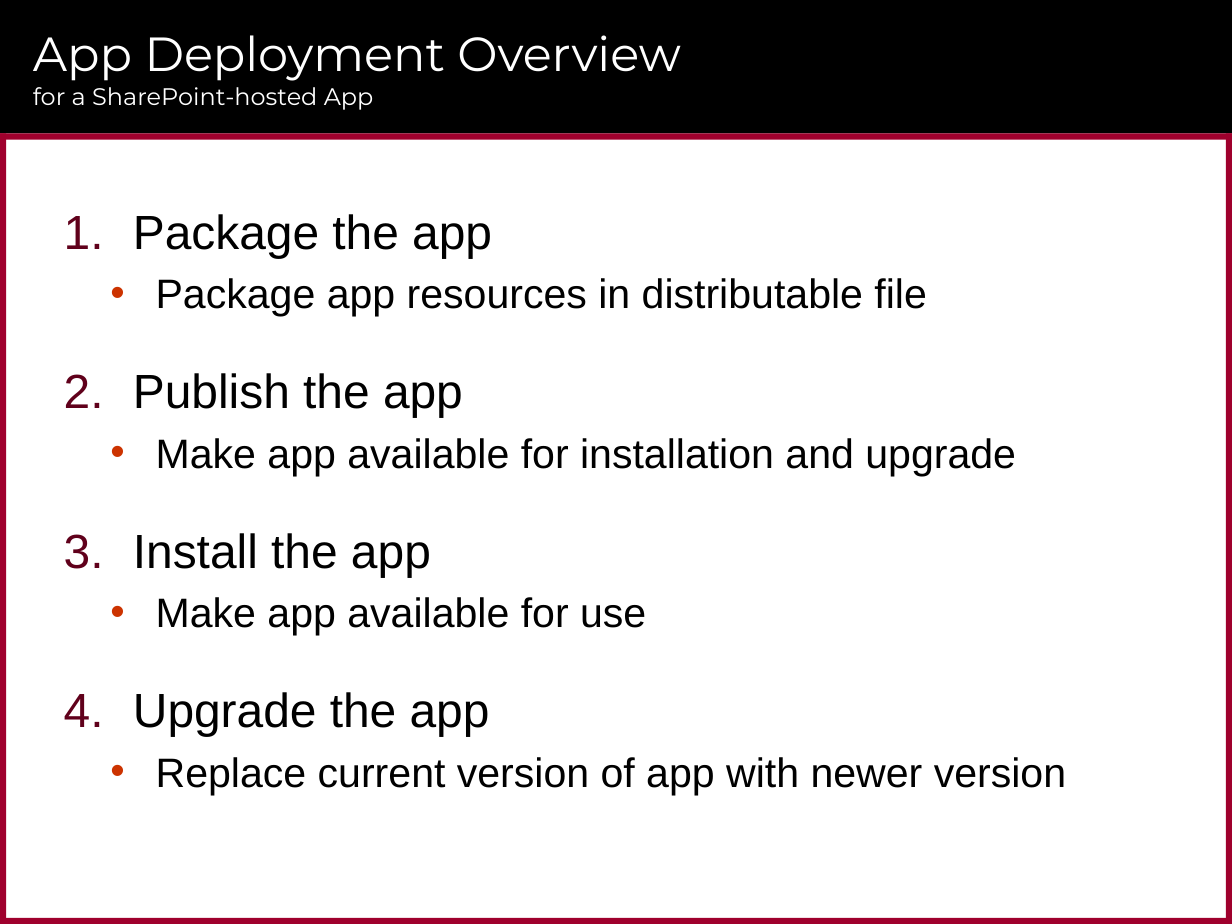
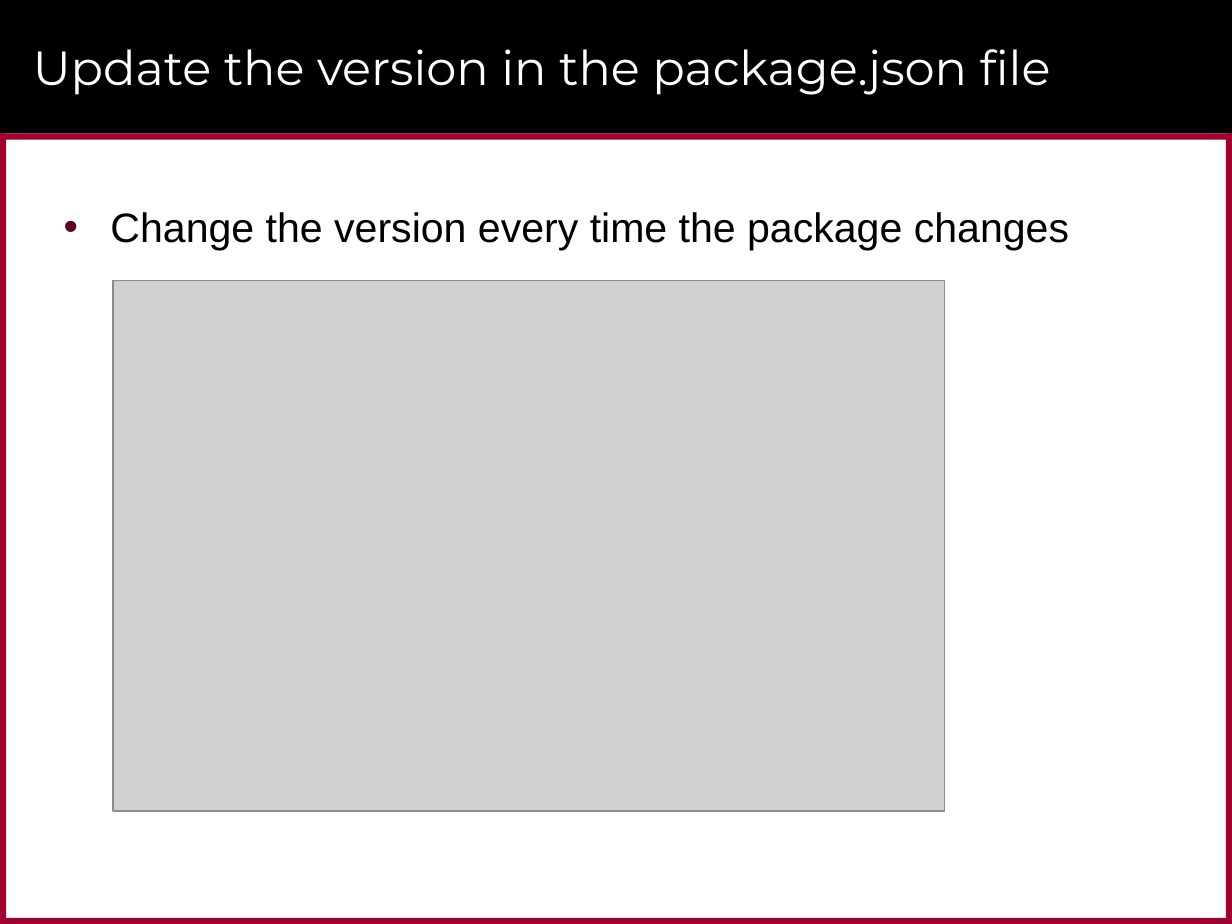
Before and after one commit to CriticalPathTraining/MSD365_Courseware, a slide deck: slide 38 of 06 PackagingAndDeployment.pptx (slide 9 before the commit). Drawn at 1232x924 pixels with LibreOffice and Linux fonts; fonts in the diff are those of the drawing; grey boxes stand for pictures; background and template pictures are left out. Boxes give left, top, right and bottom in pixels: in the first picture for what was removed or moved away, otherwise in the second. Text is boxed around its words. In the diff, an @@ line names an element or a change of style, - is before the commit and + after.

```diff
--- a/06 PackagingAndDeployment.pptx
+++ b/06 PackagingAndDeployment.pptx
@@ title at (33, 49, 1051, 95): text changed; size 14 to 28 pt @@
-App Deployment Overview
-for a SharePoint-hosted App
+Update the version in the package.json file
@@ text at (110, 212, 1069, 250): text changed @@
-1. Package the app
-  • Package app resources in distributable file
-2. Publish the app
-  • Make app available for installation and upgrade
-3. Install the app
-  • Make app available for use
-4. Upgrade the app
-  • Replace current version of app with newer version
+• Change the version every time the package changes
@@ picture added at (113, 281, 945, 811) @@
```
Also in this commit, not shown: 21 slides added, 28 slides removed, 19 other files.
